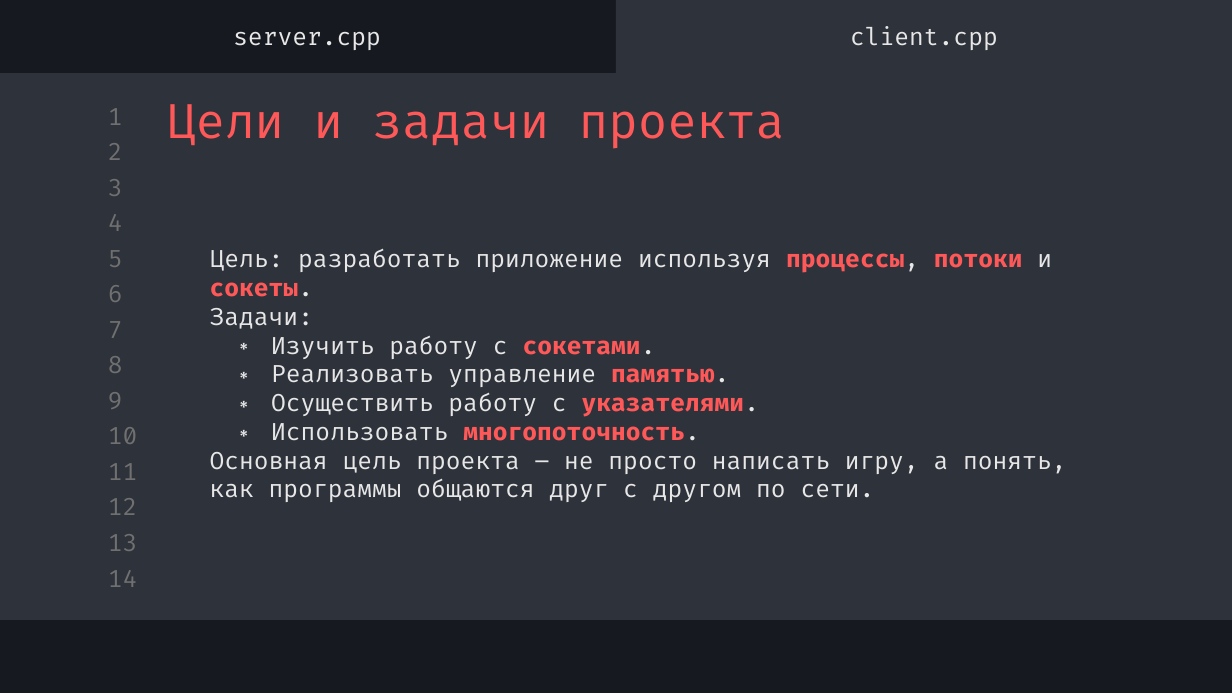
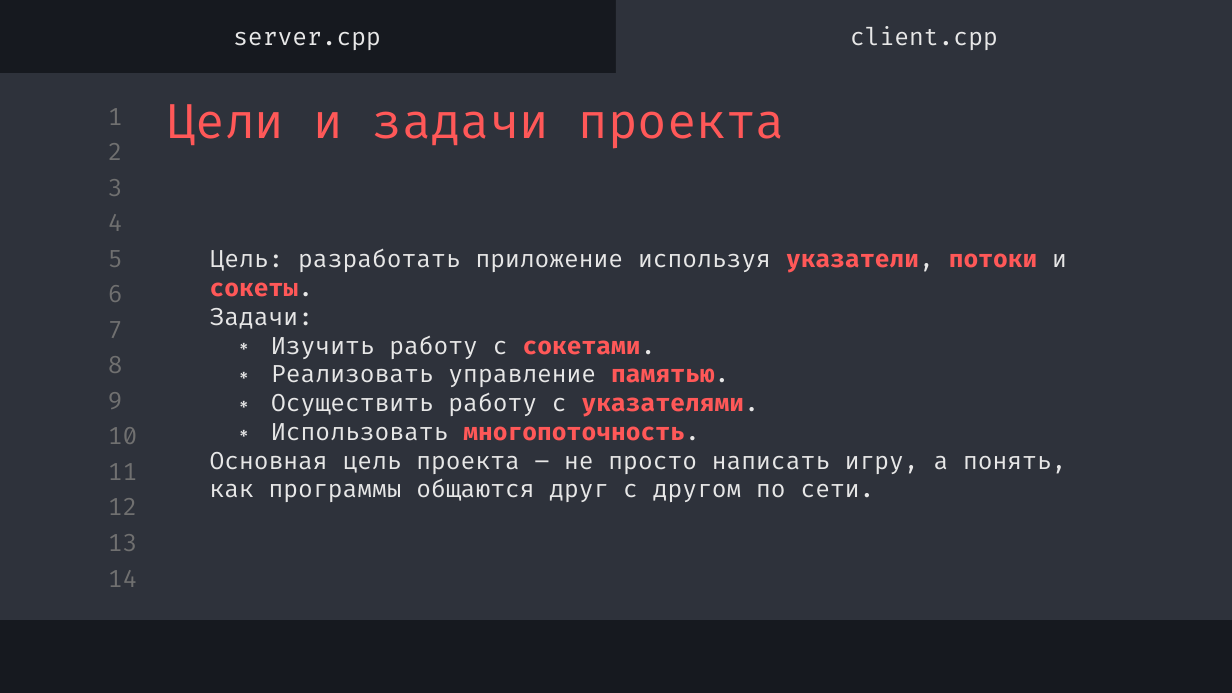
Before and after one commit to Prosta-Olya/Project_GuessNumber, a slide deck: slide 2 of Проект Угадай число.pptx. Drawn at 1232x693 pixels with LibreOffice and Linux fonts; fonts in the diff are those of the drawing. Boxes give left, top, right and bottom in pixels: in the first picture for what was removed or moved away, otherwise in the second. Text is boxed around its words. In the diff, an @@ line names an element or a change of style, - is before the commit and + after.

```diff
--- a/Проект Угадай число.pptx
+++ b/Проект Угадай число.pptx
@@ text at (x1=210, y1=249, x2=1067, y2=297): text changed @@
-Цель: разработать приложение используя процессы, потоки и сокеты.
+Цель: разработать приложение используя указатели, потоки и сокеты.
```
